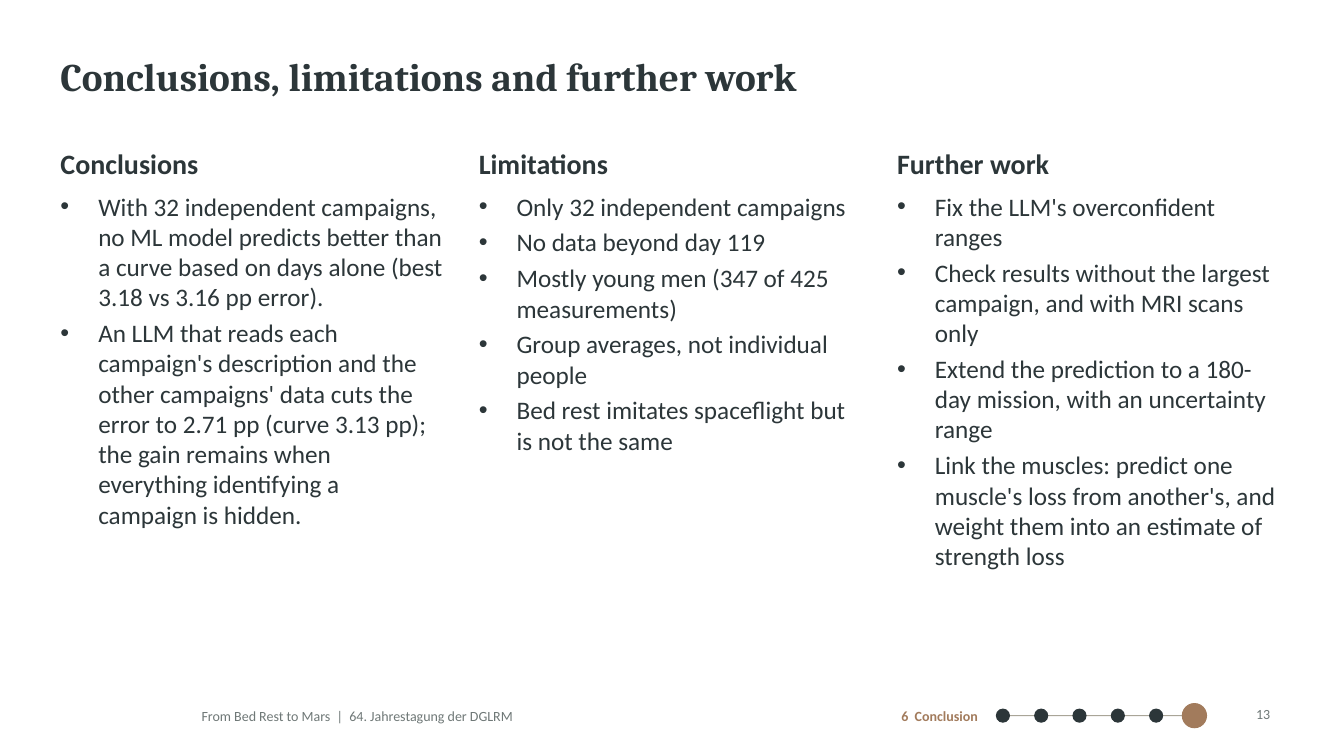
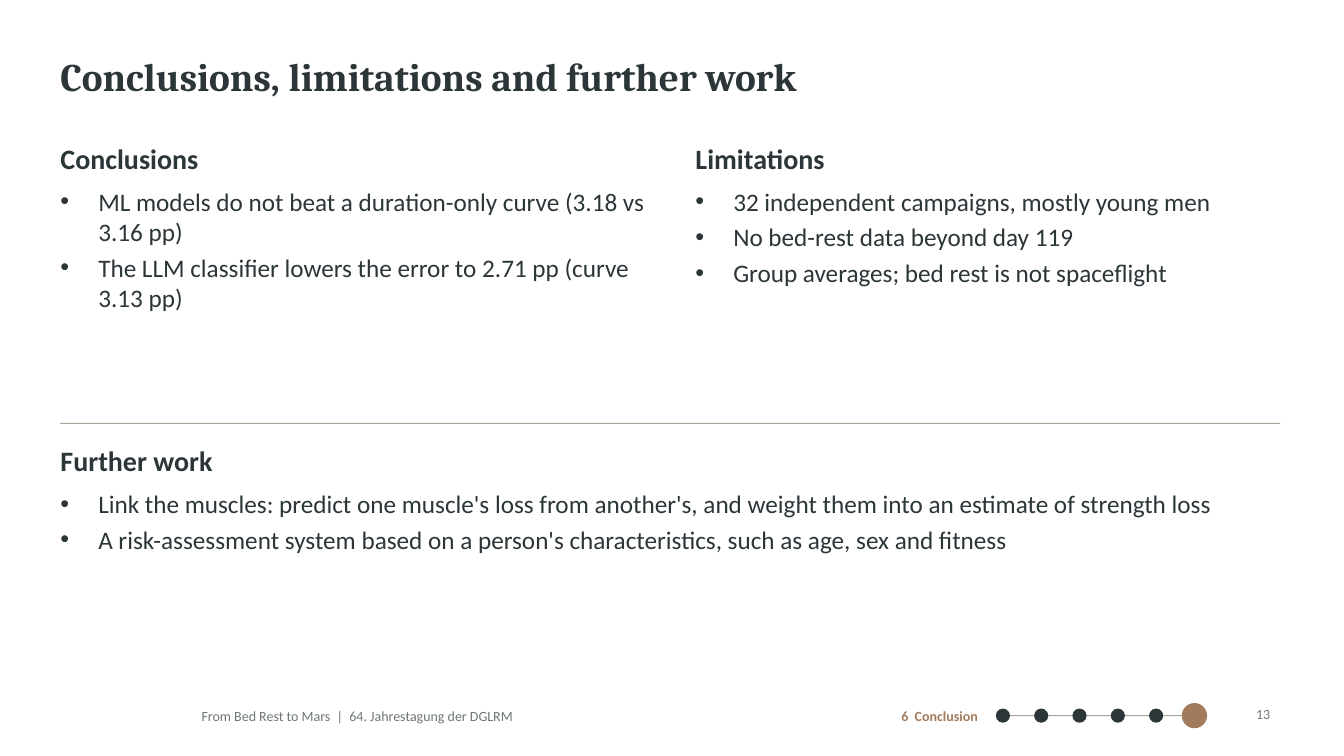
Before and after one commit to MiladBahariQaragoz/BedrestToMars, a slide deck: slide 13 of presentation/bed-rest-to-mars-talk.pptx. Drawn at 1344x756 pixels with LibreOffice and Linux fonts; fonts in the diff are those of the drawing; background and template pictures are left out. Boxes give left, top, right and bottom in pixels: in the first picture for what was removed or moved away, otherwise in the second. Text is boxed around its words. In the diff, an @@ line names an element or a change of style, - is before the commit and + after.

```diff
--- a/presentation/bed-rest-to-mars-talk.pptx
+++ b/presentation/bed-rest-to-mars-talk.pptx
@@ text "Limitations" moved from (x1=479, y1=154, x2=846, y2=450) to (x1=695, y1=149, x2=1210, y2=287) @@
@@ text at (x1=98, y1=193, x2=644, y2=311): text changed @@
-• With 32 independent campaigns, no ML model predicts better than a curve based on days alone (best 3.18 vs 3.16 pp error).
-• An LLM that reads each campaign's description and the other campaigns' data cuts the error to 2.71 pp (curve 3.13 pp); the gain remains when everything identifying a campaign is hidden.
+• ML models do not beat a duration-only curve (3.18 vs 3.16 pp)
+• The LLM classifier lowers the error to 2.71 pp (curve 3.13 pp)
@@ text at (x1=733, y1=193, x2=1210, y2=287): text changed @@
-• Only 32 independent campaigns
-• No data beyond day 119
-• Mostly young men (347 of 425 measurements)
-• Group averages, not individual people
-• Bed rest imitates spaceflight but is not the same
+• 32 independent campaigns, mostly young men
+• No bed-rest data beyond day 119
+• Group averages; bed rest is not spaceflight
@@ text at (x1=935, y1=198, x2=1269, y2=443): paragraphs removed @@
-• Fix the LLM's overconfident ranges
-• Check results without the largest campaign, and with MRI scans only
-• Extend the prediction to a 180-day mission, with an uncertainty range
@@ text "Further work" moved from (x1=897, y1=154, x2=1275, y2=570) to (x1=60, y1=451, x2=1211, y2=554) @@
@@ line added from (60, 423) to (1280, 423), #A9A598 0.75 pt @@
@@ text at (x1=98, y1=531, x2=1006, y2=554): paragraph added @@
+• A risk-assessment system based on a person's characteristics, such as age, sex and fitness
```
Also in this commit, not shown: 2 other files.
